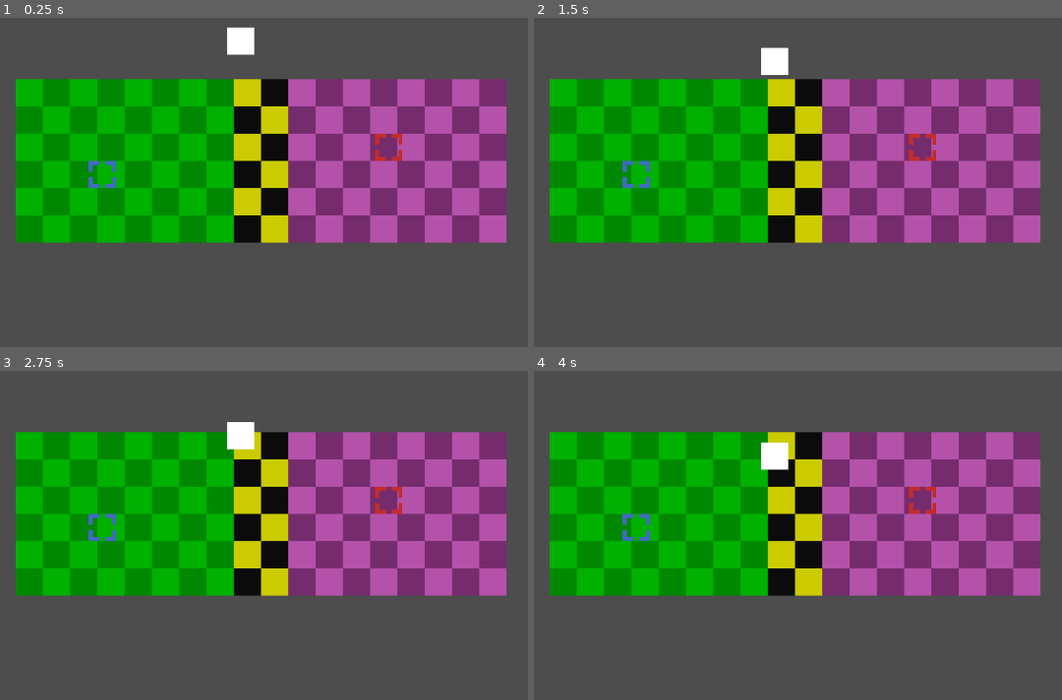
Above: before the commit, frames 1-4 (two rows, left to right).
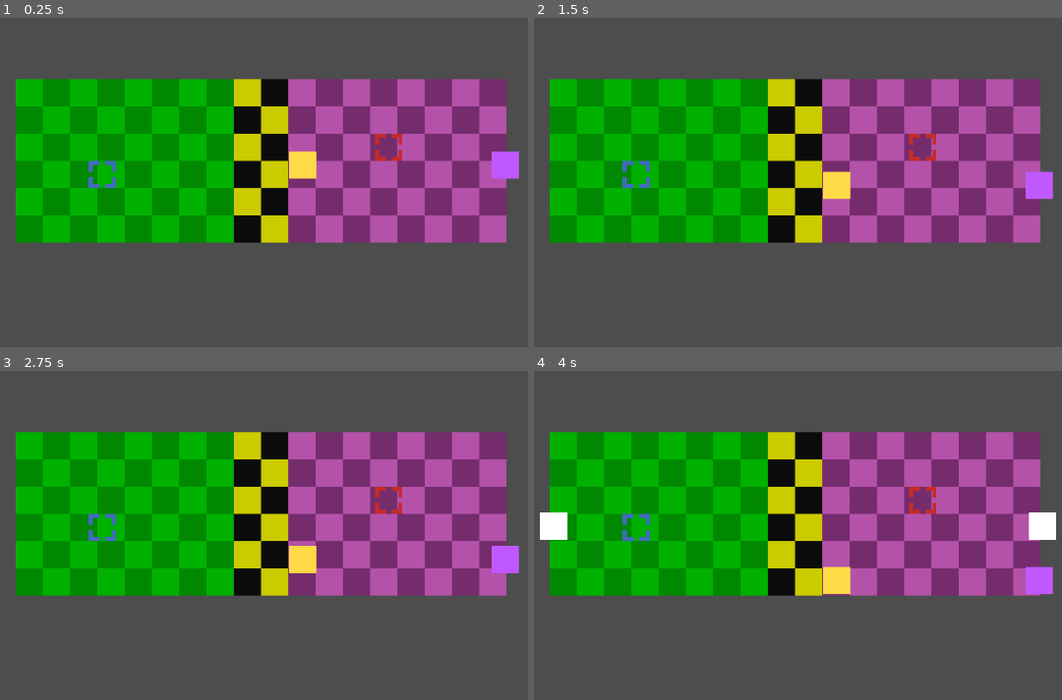
Above: after the commit, the same moments.

Repository: BoomBoomMushroom/PvZ_Versus-Godot
Game: Godot game, scene res://scenes/game.tscn
Same seed, same stepped clock (60 frames per second), same inputs: the game is played once before the commit and once after it.
Inputs:
- Up to frame 1 (0.25 s): no input
- Up to frame 2 (1.5 s): tap Enter (ui_accept) at 0.5, 0.77 s
- Up to frame 3 (2.75 s): tap Enter (ui_accept) at 1.52 s
- Up to frame 4 (4 s): tap Enter (ui_accept) at 3.02, 3.77 s

The runs differ from the first frame. In frame 1, 1.3% of the frame differs, in the area x 43-99%, y 2-49%; in frame 2, 1.3%; in frame 3, 1.3%; in frame 4, 2.2%, in the area x 1-99%, y 21-69%.

Commit message:
some currency dropping stuff

Diff:
--- a/scenes/game.tscn
+++ b/scenes/game.tscn
@@ -1,8 +1,7 @@
-[gd_scene load_steps=7 format=3 uid="uid://b8nnp1k3q3jlu"]
+[gd_scene load_steps=6 format=3 uid="uid://b8nnp1k3q3jlu"]
 
 [ext_resource type="PackedScene" uid="uid://cataj7p12ipe" path="res://scenes/team_cursor.tscn" id="1_6o8ip"]
 [ext_resource type="Texture2D" uid="uid://d2ityn6i7pmyi" path="res://assets/white_pixel.png" id="2_alvu4"]
-[ext_resource type="PackedScene" uid="uid://bg4ai4c7sq1ds" path="res://scenes/currency_drop.tscn" id="3_txcmx"]
 [ext_resource type="PackedScene" uid="uid://c6ulca0pk0ig3" path="res://scenes/currency_manager.tscn" id="4_dmb32"]
 
 [sub_resource type="TileSetAtlasSource" id="TileSetAtlasSource_1qgvo"]
@@ -31,7 +30,8 @@
 [node name="Team2Cursor" parent="." instance=ExtResource("1_6o8ip")]
 position = Vector2(75, -8)
 
-[node name="Camera2D" type="Camera2D" parent="."]
+[node name="Camera" type="Camera2D" parent="."]
+unique_name_in_owner = true
 zoom = Vector2(2.5, 2.5)
 
 [node name="TileMap" type="TileMap" parent="."]
@@ -39,8 +39,5 @@
 format = 2
 layer_0/tile_data = PackedInt32Array(0, 131072, 1, 65536, 196608, 1, 131072, 131072, 1, 1, 327680, 2, 65537, 262144, 2, …(1753 unchanged characters)…
 
-[node name="Team1_100" parent="." instance=ExtResource("3_txcmx")]
-position = Vector2(-12, -73)
-
 [node name="CurrencyManager" parent="." instance=ExtResource("4_dmb32")]
 unique_name_in_owner = true
--- a/scripts/CurrencyManager.gd
+++ b/scripts/CurrencyManager.gd
@@ -3,8 +3,33 @@
 var team1Currency = 0
 var team2Currency = 0
 
+var sinceLastDrop = 0
+var random
+
+@onready var currency_manager = %CurrencyManager
+const CURRENCY_DROP_PREFAB = preload("res://scenes/currency_drop.tscn")
+
 func _ready():
-	pass
+	random = RandomNumberGenerator.new()
+	random.randomize()
+
+func _process(delta):
+	sinceLastDrop -= delta
+
+	if sinceLastDrop < 0:
+		sinceLastDrop = randf_range(1, 5)
+
+		spawnDrop("Team1", 50)
+		spawnDrop("Team2", 50)
+
+func spawnDrop(teamName, value):
+	var newDrop = CURRENCY_DROP_PREFAB.instantiate()
+	newDrop.position.x = randf_range(-150, 150)
+	newDrop.position.y = 0
+	newDrop.name = teamName + "_" + str(value)
+	newDrop.currency_manager = currency_manager
+	add_child(newDrop)
+
 
 func collectMoney(isTeam1, amount):
 	print("Collecting " + str(amount) + " for isTeam1: " + str(isTeam1))
--- a/scripts/currency_drop.gd
+++ b/scripts/currency_drop.gd
@@ -4,7 +4,20 @@
 var gravity = ProjectSettings.get_setting("physics/2d/default_gravity")
 var fallSpeed = .01;
 
-@onready var currency_manager = %CurrencyManager
+var currency_manager
+@onready var sprite_2d = $Sprite2D
+
+const SUN_DROP_SPRITE = preload("res://assets/plants/sun_drop.png")
+const ZOMBIE_DROP_SPRITE = preload("res://assets/zombie/zombie_drop.png")
+
+func _ready():
+	var nameLower = name.to_lower()
+	sprite_2d = $Sprite2D
+
+	if "team1" in nameLower:
+		sprite_2d.texture = SUN_DROP_SPRITE
+	elif "team2" in nameLower:
+		sprite_2d.texture = ZOMBIE_DROP_SPRITE
 
 func _physics_process(delta):
 	# Add the gravity.
@@ -15,8 +28,6 @@
 	move_and_slide()
 
 func _on_collect_body_entered(body):
-	#print(name)
-	#print(body.name)
 	# Format Name Like this:
 	# TeamX_Y
 	# X = team number
@@ -29,8 +40,10 @@
 
 	if isTeam1 and "team1" in body.name.to_lower():
 		correctPicker = true
-	if isTeam1==false and "team2" in body.name.to_lower():
+	if isTeam1 == false and "team2" in body.name.to_lower():
 		correctPicker = true
+
+	if correctPicker == false: return
 
 	var amount = int(nameSplits[1])
 
--- a/scripts/player_cursor.gd
+++ b/scripts/player_cursor.gd
@@ -30,3 +30,10 @@
 		velocity.y = move_toward(velocity.y, 0, SPEED)
 
 	move_and_slide()
+
+	var scale = transform.get_scale()
+	var halfWidth = 8
+	var halfHeight = 8
+
+	position.x = clampf(position.x, -230+halfWidth, 230-halfWidth)
+	position.y = clampf(position.y, -130+halfHeight, 130-halfHeight)
Binary file added: assets/plants/sun_drop.png
Not shown, added: assets/plants/sun_drop.png.import
Binary file added: assets/zombie/zombie_drop.png
Not shown, added: assets/zombie/zombie_drop.png.import
